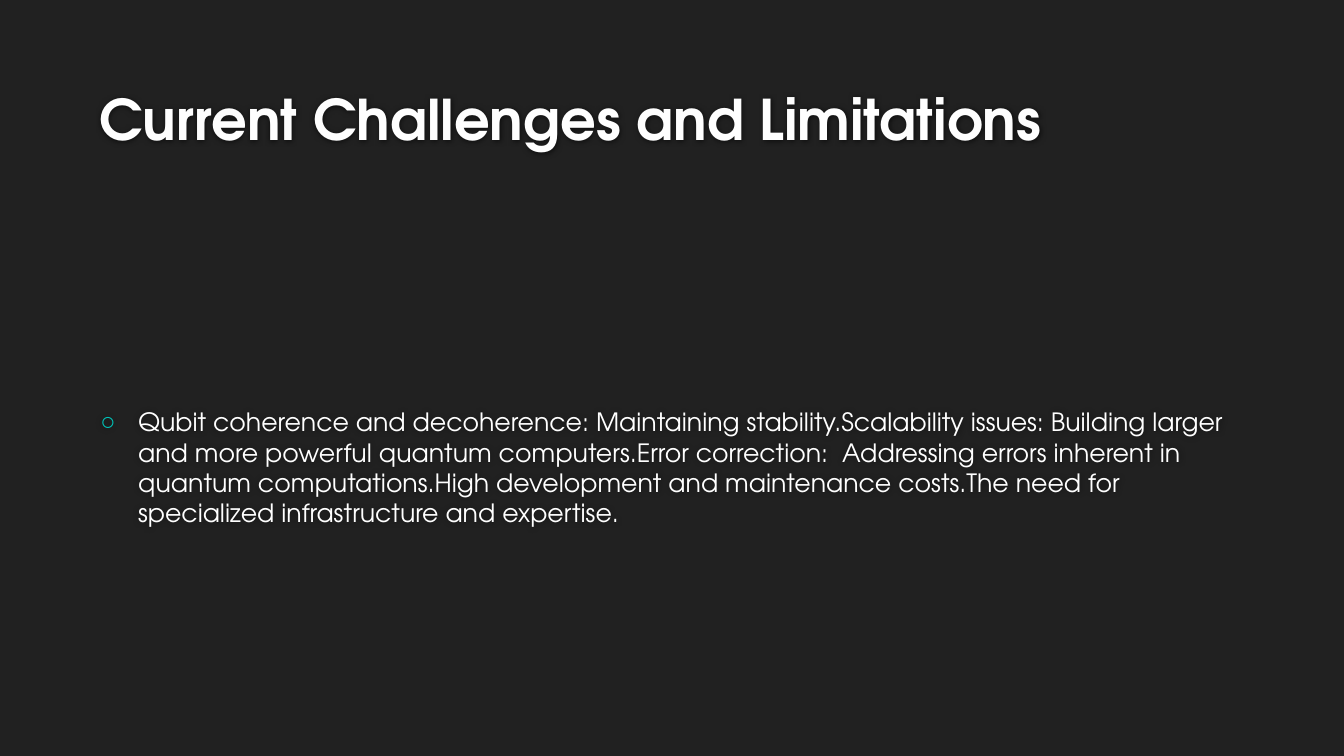
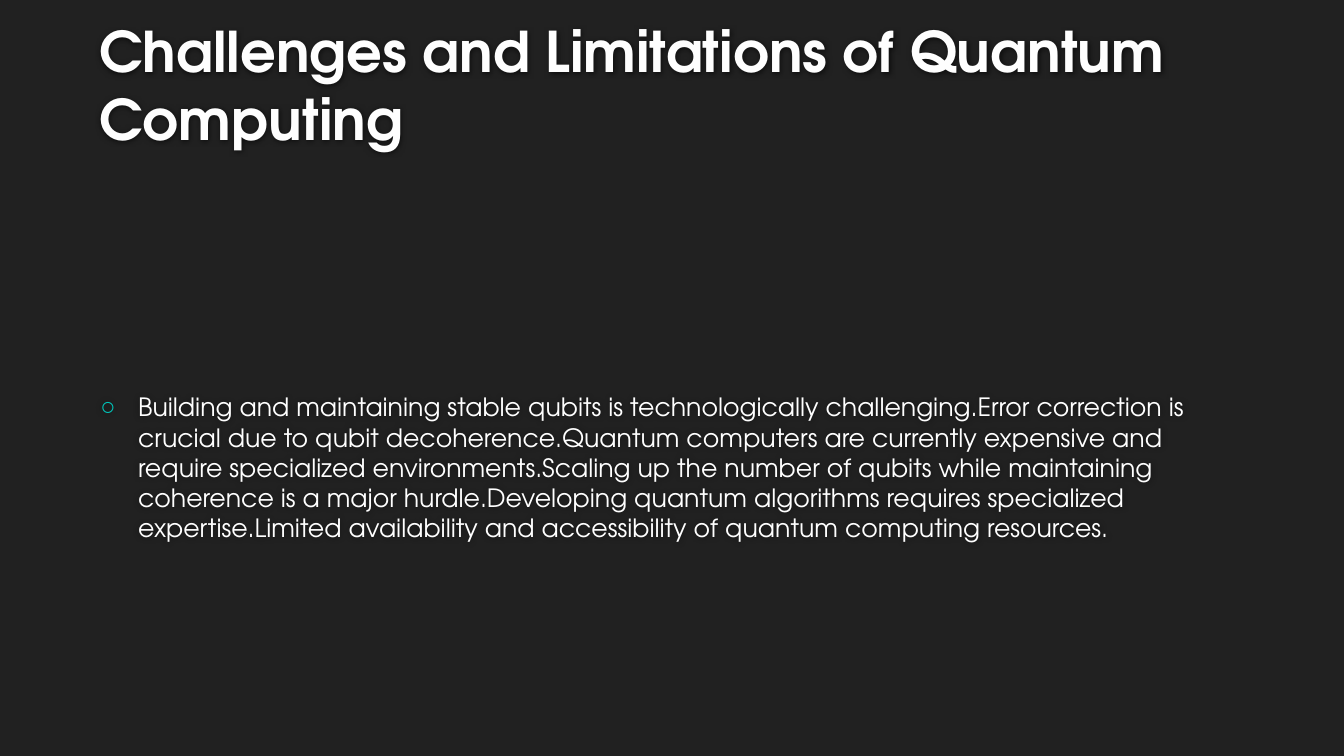
Before and after one commit to AdityaB-11/Pdf_to_presentation_GenAI, a slide deck: slide 9 of output/topic_quantum_computing_.pptx. Drawn at 1344x756 pixels with LibreOffice and Linux fonts; fonts in the diff are those of the drawing; background and template pictures are left out. Boxes give left, top, right and bottom in pixels: in the first picture for what was removed or moved away, otherwise in the second. Text is boxed around its words. In the diff, an @@ line names an element or a change of style, - is before the commit and + after.

```diff
--- a/output/topic_quantum_computing_.pptx
+++ b/output/topic_quantum_computing_.pptx
@@ title at [99,29,1164,153]: text changed @@
-Current Challenges and Limitations
+Challenges and Limitations of Quantum Computing
@@ text at [138,397,1184,543]: text changed @@
-○ Qubit coherence and decoherence: Maintaining stability.Scalability issues: Building larger and more powerful quantum computers.Error correction: Addressing errors inherent in quantum computations.High development and maintenance costs.The need for specialized infrastructure and expertise.
+○ Building and maintaining stable qubits is technologically challenging.Error correction is crucial due to qubit decoherence.Quantum computers are currently expensive and require specialized environments.Scaling up the number of qubits while maintaining coherence is a major hurdle.Developing quantum algorithms requires specialized expertise.Limited availability and accessibility of quantum computing resources.
```
Also in this commit, not shown: 8 other slides changed, 2 slides removed, 5 other files.
